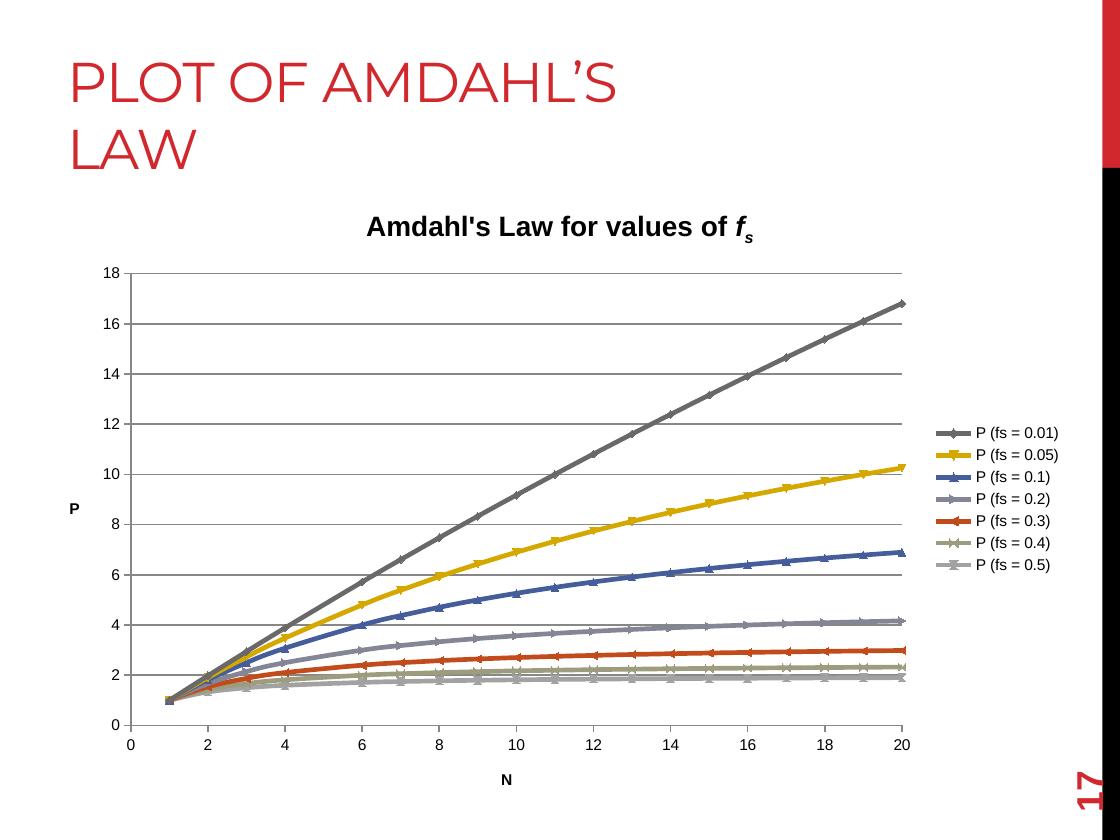
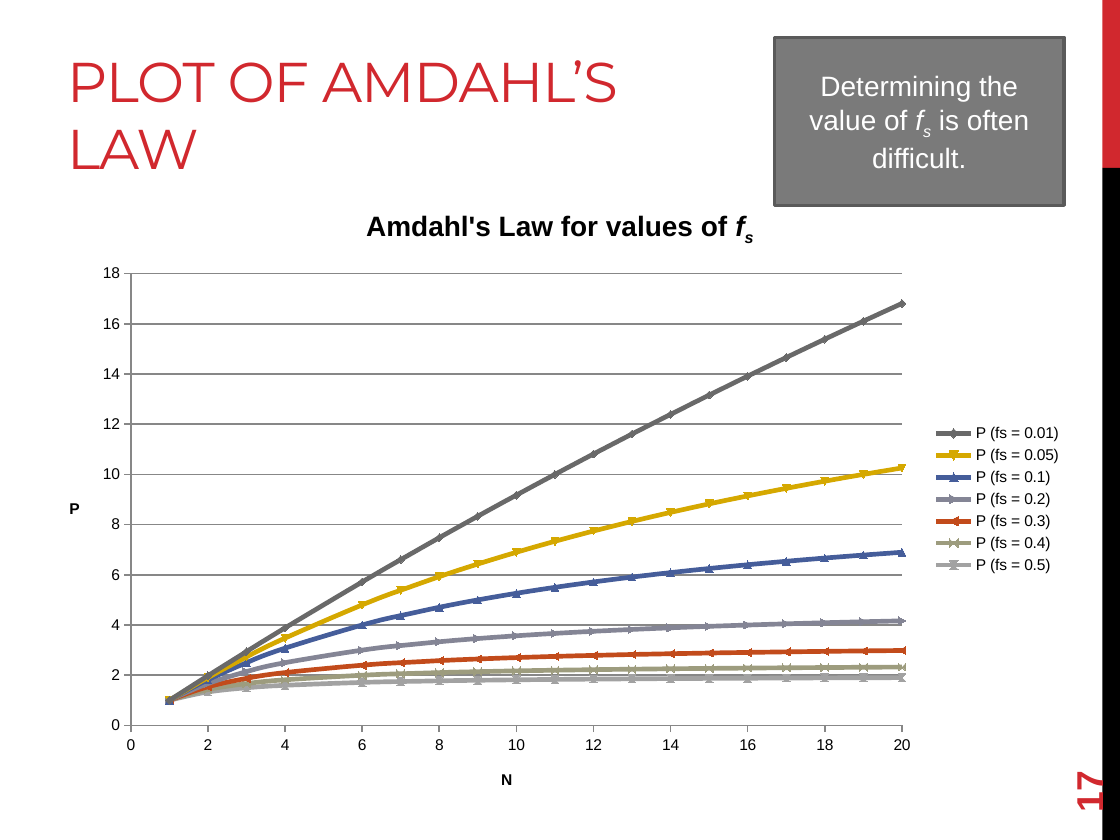
Before and after one commit to joshpeterson/DevelopingConcurrentSoftware, a slide deck: slide 17 of Lectures/Designing Concurrent Software/Designing Concurrent Software.pptx. Drawn at 1120x840 pixels with LibreOffice and Linux fonts; fonts in the diff are those of the drawing. Boxes give left, top, right and bottom in pixels: in the first picture for what was removed or moved away, otherwise in the second. Text is boxed around its words. In the diff, an @@ line names an element or a change of style, - is before the commit and + after.

```diff
--- a/Lectures/Designing Concurrent Software/Designing Concurrent Software.pptx
+++ b/Lectures/Designing Concurrent Software/Designing Concurrent Software.pptx
@@ rectangle added at (775, 37, 1064, 205), fill #7A7A7A, outline #5A5A5A 2.25 pt, 18 pt, text #FFFFFF @@
+Determining the value of fs is often difficult.
```
Also in this commit, not shown: 1 other slide changed, 5 slides added.
